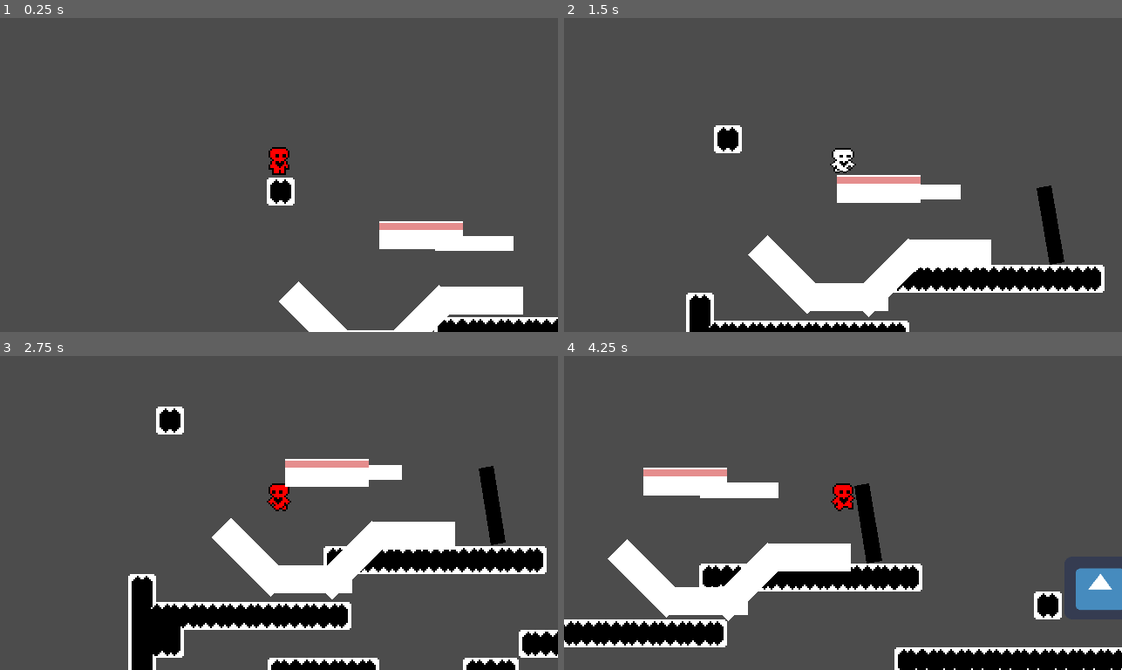
Above: before the commit, frames 1-4 (two rows, left to right).
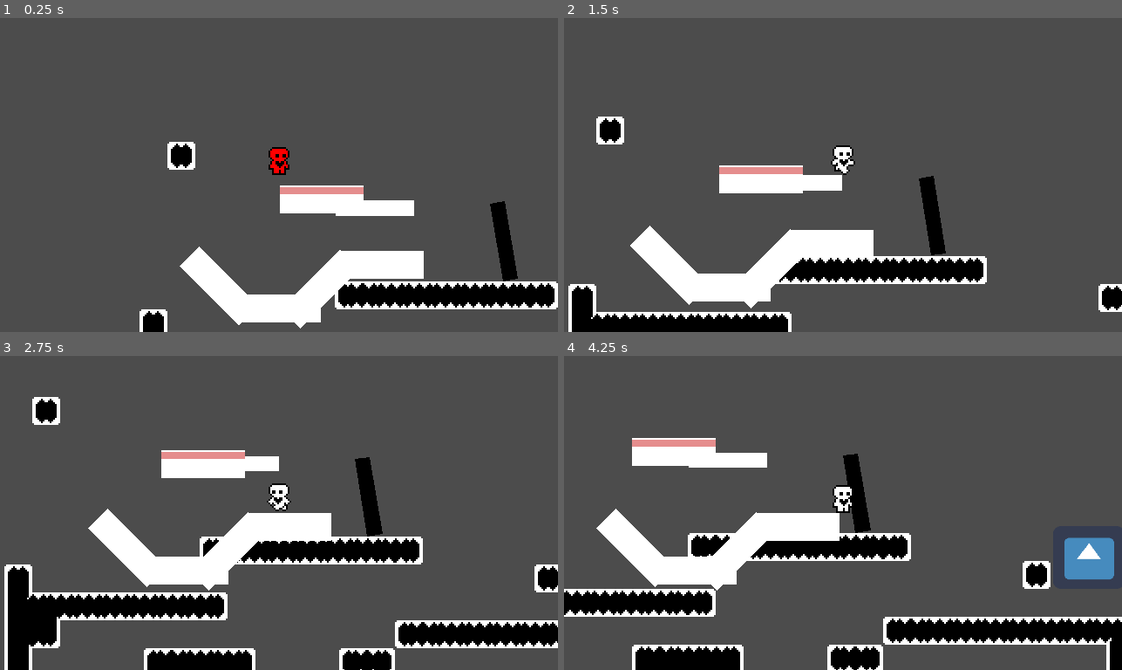
Above: after the commit, the same moments.

Repository: avilches/BetauerGodotTools
Game: Godot game, scene res://Worlds/World1.tscn
The game is run twice, just before and just after one commit, with the same random seed, the same clock (stepped at 60 frames per second) and the same inputs. The engine's default icon, where the game draws it, is replaced by a stand-in: a white triangle on a blue panel in a dark square.
Inputs:
- Up to frame 1 (0.25 s): no input
- Up to frame 2 (1.5 s): hold Right (ui_right) from 0.53 s (still down); tap Up (ui_up) at 0.77 s
- Up to frame 3 (2.75 s): tap Up (ui_up) at 1.52 s; release Right (ui_right) at 2.03 s; hold Left (ui_left) from 2.03 s (still down)
- Up to frame 4 (4.25 s): release Left (ui_left) at 2.78 s; hold Right (ui_right) from 2.78 s (still down); tap Up (ui_up) at 3.02, 3.77 s

The runs differ from the first frame. In frame 1, 14% of the frame differs, in the area x 25-100%, y 39-100%; in frame 2, 20%; in frame 3, 30%; in frame 4, 31%, in the area x 0-100%, y 26-100%.

Commit message:
Using the tilemap to spawn stuff

Diff:
--- a/Scenes/Player.tscn
+++ b/Scenes/Player.tscn
@@ -54,26 +54,29 @@
 "values": [ 0 ]
 }
 
-[node name="Node2D" type="Node2D"]
+[node name="PlayerNode" type="Node2D"]
 
-[node name="Player" type="KinematicBody2D" parent="."]
-position = Vector2( 11, 9 )
+[node name="PlayerBody" type="KinematicBody2D" parent="."]
+modulate = Color( 1, 0, 0, 1 )
 collision_mask = 2147483649
 script = ExtResource( 2 )
+__meta__ = {
+"_edit_group_": true
+}
 
-[node name="Sprite" type="Sprite" parent="Player"]
+[node name="Sprite" type="Sprite" parent="PlayerBody"]
 texture = ExtResource( 1 )
 offset = Vector2( 0, -10 )
 hframes = 7
 
-[node name="CollisionShape2D" type="CollisionShape2D" parent="Player"]
+[node name="CollisionShape2D" type="CollisionShape2D" parent="PlayerBody"]
 position = Vector2( 0, -7 )
 shape = SubResource( 1 )
 
-[node name="Camera2D" type="Camera2D" parent="Player"]
+[node name="Camera2D" type="Camera2D" parent="PlayerBody"]
 current = true
 
-[node name="AnimationPlayer" type="AnimationPlayer" parent="Player"]
+[node name="AnimationPlayer" type="AnimationPlayer" parent="PlayerBody"]
 anims/Jump = SubResource( 2 )
 anims/Run = SubResource( 3 )
 anims/Stand = SubResource( 4 )
--- /dev/null
+++ b/Tilemaps/MyTileMap.gd
@@ -0,0 +1,30 @@
+extends TileMap
+
+export(PackedScene) var tree_scene
+
+func spawn_player_in(tile_position: Vector2):
+	var tree = tree_scene.instance()
+	var world_position = map_to_world(tile_position)
+	print("Adding a player instance from tile ", tile_position, " to ", world_position)
+	tree.position = world_position
+	set_cellv(tile_position, -1)
+	# bug!! https://github.com/godotengine/godot/issues/233
+	get_parent().call_deferred("add_child", tree)
+#	get_parent().add_child(tree)
+
+func transform_tiles() -> void:
+
+
+	# how to find the tile name by id, or get the id by tile name
+	for tile_id in tile_set.get_tiles_ids():
+		var tile_name = tile_set.tile_get_name(tile_id)
+		print(tile_id, " -> ", tile_name)
+		print(name, " <- ", tile_set.find_tile_by_name(tile_name))
+
+	# iterate tiles to convert them
+	for tile_position in get_used_cells_by_id(tile_set.find_tile_by_name("Player")):
+		var tile = get_cellv(tile_position)
+		spawn_player_in(tile_position)
+
+func _ready():
+	transform_tiles()
--- a/Tilemaps/MyTileMap.tscn
+++ b/Tilemaps/MyTileMap.tscn
@@ -1,6 +1,8 @@
-[gd_scene load_steps=2 format=2]
+[gd_scene load_steps=4 format=2]
 
 [ext_resource path="res://Tilemaps/MyTileset.tres" type="TileSet" id=1]
+[ext_resource path="res://Tilemaps/MyTileMap.gd" type="Script" id=2]
+[ext_resource path="res://Scenes/Player.tscn" type="PackedScene" id=3]
 
 [node name="TileMap2" type="TileMap"]
 tile_set = ExtResource( 1 )
@@ -8,6 +10,8 @@
 cell_y_sort = true
 collision_mask = 0
 format = 1
+script = ExtResource( 2 )
 __meta__ = {
 "_editor_description_": ""
 }
+tree_scene = ExtResource( 3 )
--- a/Tilemaps/MyTileset.tres
+++ b/Tilemaps/MyTileset.tres
@@ -1,6 +1,7 @@
-[gd_resource type="TileSet" load_steps=53 format=2]
+[gd_resource type="TileSet" load_steps=54 format=2]
 
 [ext_resource path="res://images/Tileset-1bit.png" type="Texture" id=1]
+[ext_resource path="res://images/Player.png" type="Texture" id=2]
 
 [sub_resource type="ConvexPolygonShape2D" id=1]
 points = PoolVector2Array( 0, 0, 16, 0, 16, 16, 0, 16 )
@@ -156,7 +157,7 @@
 points = PoolVector2Array( 0, 0, 16, 0, 16, 16, 0, 16 )
 
 [resource]
-0/name = "Tileset-1bit.png 0"
+0/name = "Tileset-1bit"
 0/texture = ExtResource( 1 )
 0/tex_offset = Vector2( 0, 0 )
 0/modulate = Color( 1, 1, 1, 1 )
@@ -486,3 +487,17 @@
 "shape_transform": Transform2D( 1, 0, 0, 1, 0, 0 )
 } ]
 0/z_index = 0
+1/name = "Player"
+1/texture = ExtResource( 2 )
+1/tex_offset = Vector2( 0, 0 )
+1/modulate = Color( 1, 1, 1, 1 )
+1/region = Rect2( 28, 4, 16, 16 )
+1/tile_mode = 0
+1/occluder_offset = Vector2( 0, 0 )
+1/navigation_offset = Vector2( 0, 0 )
+1/shape_offset = Vector2( 0, 0 )
+1/shape_transform = Transform2D( 1, 0, 0, 1, 0, 0 )
+1/shape_one_way = false
+1/shape_one_way_margin = 0.0
+1/shapes = [  ]
+1/z_index = 0
--- a/Worlds/World1.tscn
+++ b/Worlds/World1.tscn
@@ -1,6 +1,5 @@
-[gd_scene load_steps=12 format=2]
+[gd_scene load_steps=11 format=2]
 
-[ext_resource path="res://Scenes/Player.tscn" type="PackedScene" id=1]
 [ext_resource path="res://tools/Filler2D.gd" type="Script" id=2]
 [ext_resource path="res://Scenes/WorldComplete.tscn" type="PackedScene" id=3]
 [ext_resource path="res://Worlds/PlatformMove2.gd" type="Script" id=4]
@@ -40,10 +39,7 @@
 position = Vector2( 263, -10 )
 
 [node name="MyTileMap" parent="." instance=ExtResource( 5 )]
-tile_data = PoolIntArray( -393215, 0, 196611, -65529, 0, 196608, -65528, 0, 196609, -65 …(3472 unchanged characters)…
-
-[node name="Player" parent="." instance=ExtResource( 1 )]
-position = Vector2( 12, -128 )
+tile_data = PoolIntArray( -393215, 0, 196611, -393211, 1, 0, -65529, 0, 196608, -65528, 0, 196609, -65 …(3472 unchanged characters)…
 
 [node name="PlatOK" type="KinematicBody2D" parent="."]
 position = Vector2( 135, -58 )
